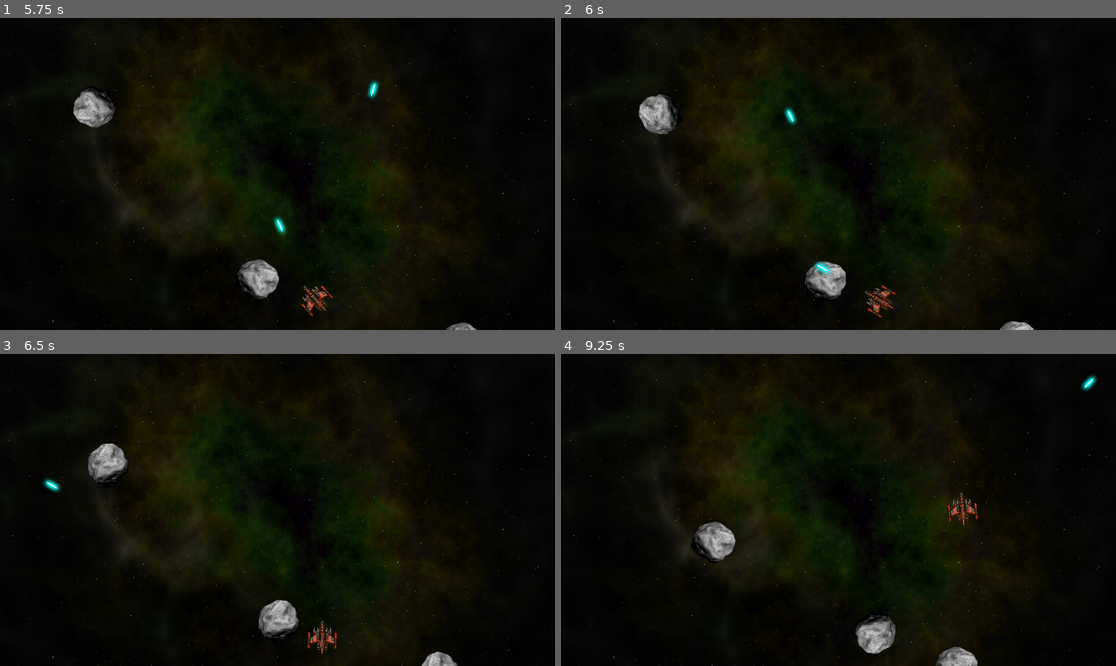
Above: before the commit, frames 1-4 (two rows, left to right).
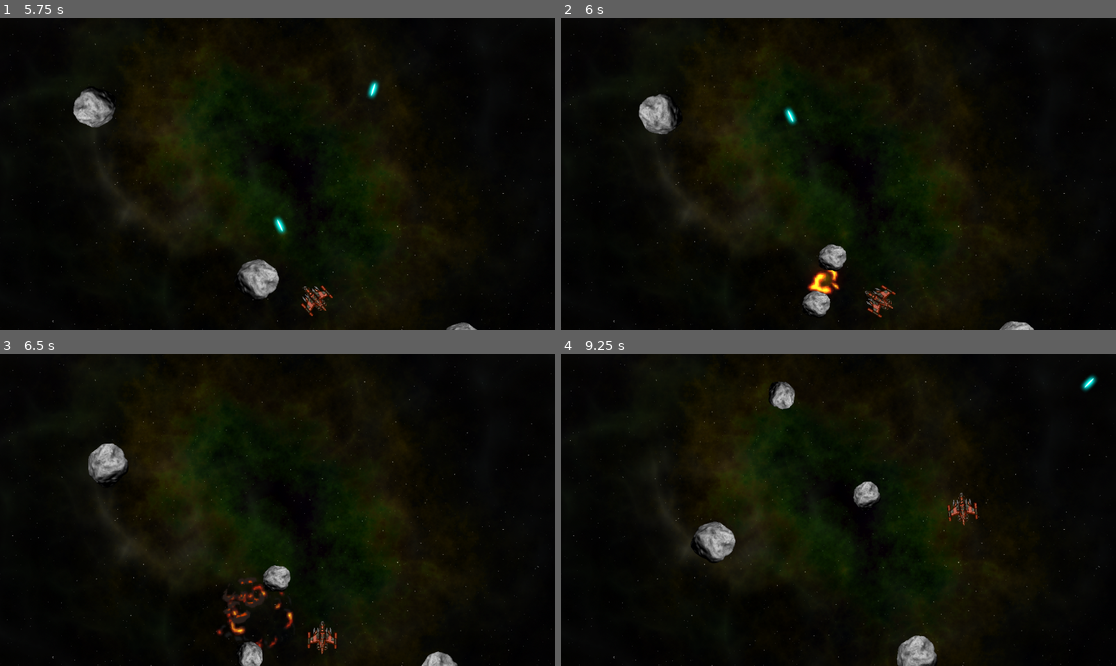
Above: after the commit, the same moments.

Repository: ghost355/space_rocks
Game: Godot game, scene res://main.tscn
Same seed, same stepped clock (60 frames per second), same inputs: the game is played once before the commit and once after it.
Inputs:
- Up to frame 1 (5.75 s): hold D (rotate_right) 0.53-1.28 s; hold Space (shoot) 0.53-1.28 s; hold Left (rotate_left) 1.28-2.03 s; tap Space (shoot) at 1.35, 2.85, 4.35 s; hold D (rotate_right) 2.03-2.78 s; hold Space (shoot) 2.03-2.78 s; hold W (thrust) 2.78-3.53 s; hold Space (shoot) 3.53-4.28 s; hold Left (rotate_left) from 3.53 s (still down); hold Space (shoot) from 5.03 s (still down)
- Up to frame 2 (6 s): release Left (rotate_left) at 5.78 s; release Space (shoot) at 5.78 s; hold D (rotate_right) from 5.78 s (still down); tap Space (shoot) at 5.85 s
- Up to frame 3 (6.5 s): keep holding D (rotate_right)
- Up to frame 4 (9.25 s): release D (rotate_right) at 6.53 s; hold W (thrust) 6.53-7.28 s; hold Space (shoot) 6.53-7.28 s; hold D (rotate_right) 7.28-8.03 s; tap Space (shoot) at 7.35, 8.85 s; hold Space (shoot) 8.03-8.78 s; hold Left (rotate_left) from 8.03 s (still down)

Frame 1 is identical in both runs. In frame 2, 1.2% of the frame differs, in the area x 43-52%, y 72-96%; in frame 3, 1.9%; in frame 4, 2.2%, in the area x 37-76%, y 8-100%.

Commit message:
add exposion of rocks to small rocks with sound

Diff:
--- a/main.gd
+++ b/main.gd
@@ -24,3 +24,14 @@
 	r.screensize = screensize
 	r.start(pos, vel, size)
 	call_deferred("add_child", r)
+	r.exploded.connect(self._on_rock_exploded)
+
+
+func _on_rock_exploded(size, radius, pos, vel):
+	if size <= 1:
+		return
+	for offset in [-1, 1]:
+		var dir = $Player.position.direction_to(pos).orthogonal() * offset
+		var newpos = pos + dir * radius
+		var newvel = dir * vel.length() * 1.1
+		spawn_rock(size - 1, newpos, newvel)
--- a/player.gd
+++ b/player.gd
@@ -56,10 +56,6 @@
 		return
 
 	if Input.is_action_pressed("thrust"):
-		print(transform.origin)
-		print(transform.x)
-		print(transform.y)
-		print("===================")
 		thrust = transform.x * engine_power  # расчет силы двигателя по направлению х
 
 	# вращение равно отрицательному или оложительному значению если left или right
--- a/rock.gd
+++ b/rock.gd
@@ -37,6 +37,7 @@
 	$Sprite2D.hide()
 	$Explosion/AnimationPlayer.play("explosion")
 	$Explosion.show()
+	$ExplosionSound.play()
 	exploded.emit(size, radius, position, linear_velocity)
 	linear_velocity = Vector2.ZERO
 	angular_velocity = 0
--- a/rock.tscn
+++ b/rock.tscn
@@ -1,13 +1,14 @@
-[gd_scene load_steps=5 format=3 uid="uid://d1blyg36co61r"]
+[gd_scene load_steps=6 format=3 uid="uid://d1blyg36co61r"]
 
 [ext_resource type="Script" uid="uid://1t186kg64ec0" path="res://rock.gd" id="1_68h2w"]
 [ext_resource type="Texture2D" uid="uid://du2tg3ivq4nrv" path="res://assets/rock.png" id="2_wecdg"]
 [ext_resource type="PackedScene" uid="uid://l7y72lci1qnp" path="res://explosion.tscn" id="3_wecdg"]
+[ext_resource type="AudioStream" uid="uid://ckckxicfxlddy" path="res://assets/sounds/explosion.wav" id="4_46y1q"]
 
 [sub_resource type="PhysicsMaterial" id="PhysicsMaterial_46y1q"]
 bounce = 1.0
 
-[node name="Rock" type="RigidBody2D"]
+[node name="Rock" type="RigidBody2D" groups=["rocks"]]
 physics_material_override = SubResource("PhysicsMaterial_46y1q")
 linear_damp_mode = 1
 angular_damp_mode = 1
@@ -20,3 +21,6 @@
 texture = ExtResource("2_wecdg")
 
 [node name="CollisionShape2D" type="CollisionShape2D" parent="."]
+
+[node name="ExplosionSound" type="AudioStreamPlayer2D" parent="."]
+stream = ExtResource("4_46y1q")
